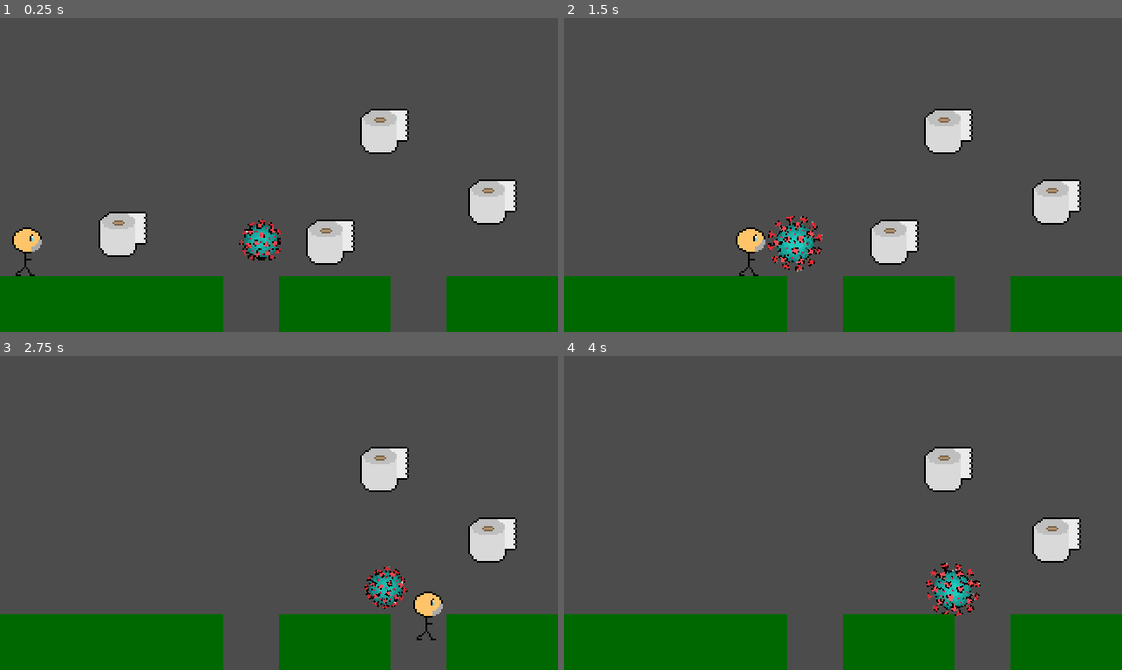
Above: before the commit, frames 1-4 (two rows, left to right).
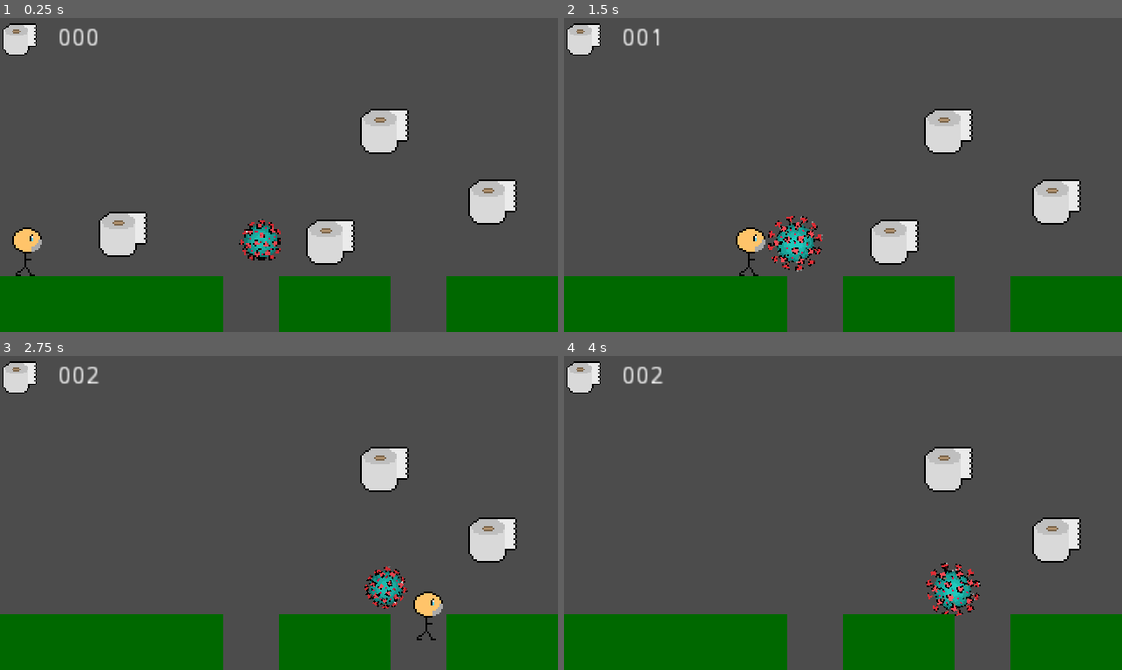
Above: after the commit, the same moments.

Repository: progsource/ssj2020_1
Game: Godot game, scene res://scenes/Game.tscn
The game is run twice, just before and just after one commit, with the same random seed, the same clock (stepped at 60 frames per second) and the same inputs.
Inputs:
- Up to frame 1 (0.25 s): no input
- Up to frame 2 (1.5 s): hold Right (ui_right) from 0.53 s (still down); tap Space (ui_select) at 0.77 s
- Up to frame 3 (2.75 s): tap Space (ui_select) at 1.52 s; release Right (ui_right) at 2.03 s; hold Left (ui_left) from 2.03 s (still down)
- Up to frame 4 (4 s): release Left (ui_left) at 2.78 s; hold Right (ui_right) from 2.78 s (still down); tap Space (ui_select) at 3.02, 3.77 s

The runs differ from the first frame. In frame 1, 0.8% of the frame differs, in the area x 0-18%, y 1-12%; in frame 2, 0.7%; in frame 3, 0.8%; in frame 4, 0.8%.

Commit message:
add hud to game

Diff:
--- a/code/scenes/Game.tscn
+++ b/code/scenes/Game.tscn
@@ -1,10 +1,11 @@
-[gd_scene load_steps=6 format=2]
+[gd_scene load_steps=7 format=2]
 
 [ext_resource path="res://packed/Player.tscn" type="PackedScene" id=1]
 [ext_resource path="res://packed/Platform.tscn" type="PackedScene" id=2]
 [ext_resource path="res://packed/Virus.tscn" type="PackedScene" id=3]
 [ext_resource path="res://packed/Toiletpaper.tscn" type="PackedScene" id=4]
 [ext_resource path="res://scripts/scenes/Game.gd" type="Script" id=5]
+[ext_resource path="res://packed/HUD.tscn" type="PackedScene" id=6]
 
 [node name="Game" type="Node2D"]
 script = ExtResource( 5 )
@@ -13,6 +14,7 @@
 
 [node name="Platform" parent="Platforms" instance=ExtResource( 2 )]
 position = Vector2( 0, 180 )
+size = Vector2( 128, 32 )
 
 [node name="Platform3" parent="Platforms" instance=ExtResource( 2 )]
 position = Vector2( 256, 180 )
@@ -41,3 +43,5 @@
 
 [node name="Toiletpaper4" parent="Items" instance=ExtResource( 4 )]
 position = Vector2( 282.42, 118.37 )
+
+[node name="HUD" parent="." instance=ExtResource( 6 )]
